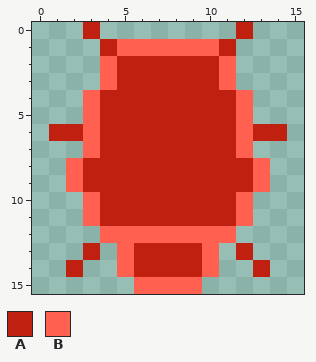
Two versions of one pixel-art sprite, Assets/Sprites/bug/bug_walk_1_5.png. The picture above was drawn from the file before the commit.
The file is 16x16 pixels.
Palette (. is transparent): A #c02010  B #ff6050
Pixels before, first column x 1:
 0 ..A........A..
 1 ...ABBBBBBA...
 2 ...BAAAAAAB...
 3 ...BAAAAAAB...
 4 ..BAAAAAAAAB..
 5 ..BAAAAAAAAB..
 6 AABAAAAAAAABAA
 7 ..BAAAAAAAAB..
 8 .BAAAAAAAAAAB.
 9 .BAAAAAAAAAAB.
10 ..BAAAAAAAAB..
11 ..BAAAAAAAAB..
12 ...BBBBBBBB...
13 ..A.BAAAAB.A..
14 .A..BAAAAB..A.
15 .....BBBB.....
New version:
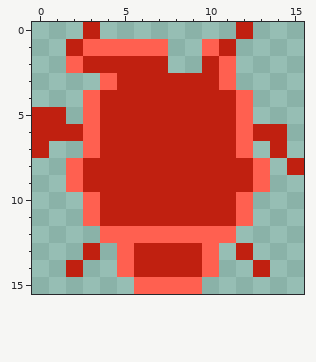
What changed:
Changed rows in their new state; - is an unchanged pixel.
first column x 0:
 1 --ABB---..------
 2 --BAA---..------
 5 AA--------------
 6 A---------------
 7 A-------------A-
 8 ---------------A
Boxes around the changes in both pictures, in picture pixels (x1, y1, x2, y2):
changed: (32, 39, 202, 158)
added: (270, 141, 304, 175)
